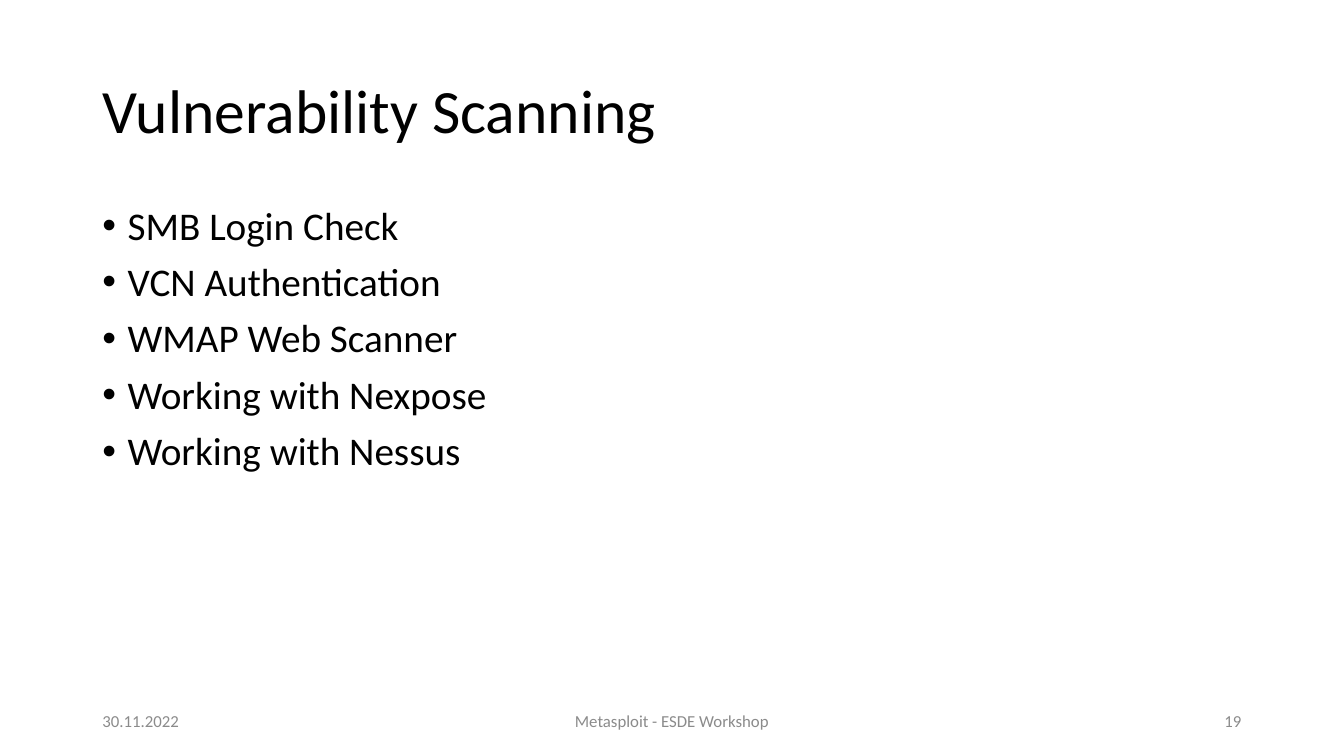
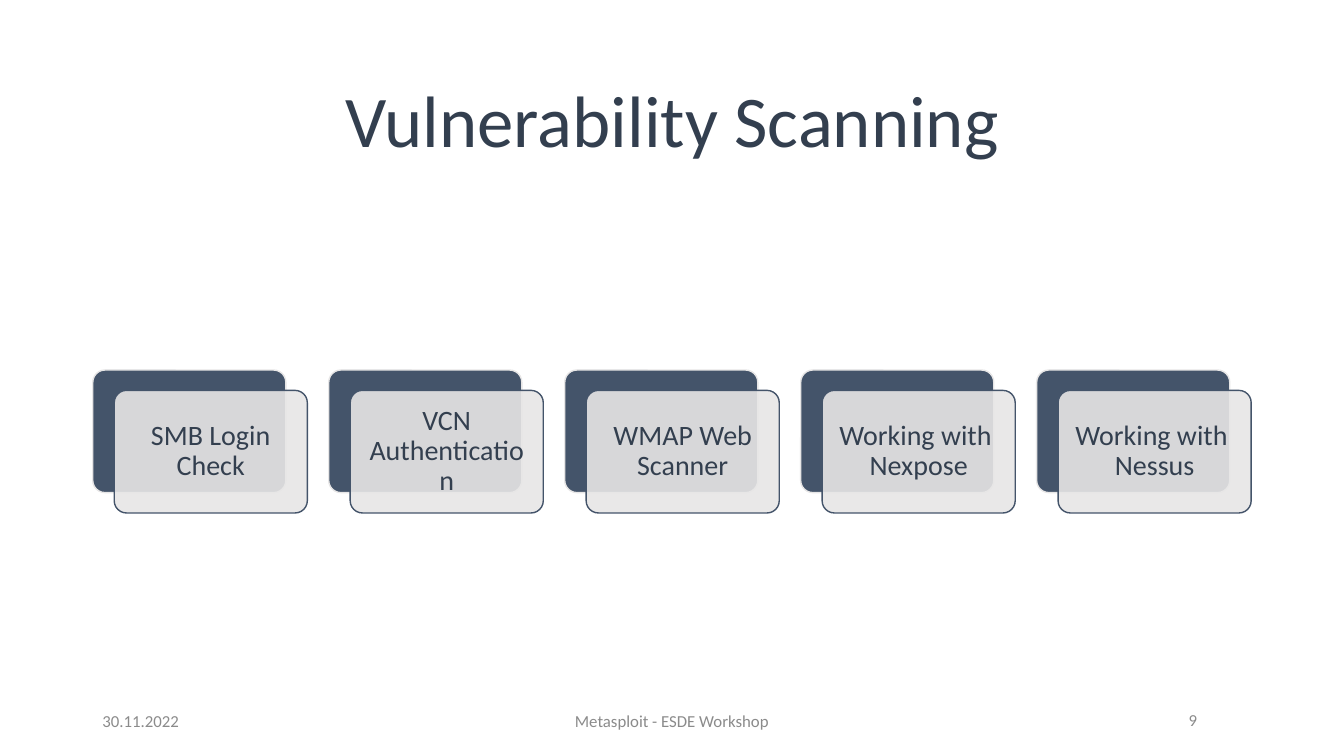
Before and after one commit to sebivenlo/ESDE_Metasploit_2022, a slide deck: slide 9 of presentation.pptx (slide 19 before the commit). Drawn at 1344x756 pixels with LibreOffice and Linux fonts; fonts in the diff are those of the drawing. Boxes give left, top, right and bottom in pixels: in the first picture for what was removed or moved away, otherwise in the second. Text is boxed around its words. In the diff, an @@ line names an element or a change of style, - is before the commit and + after.

```diff
--- a/presentation.pptx
+++ b/presentation.pptx
@@ title "Vulnerability Scanning": place and size @@
-title "Vulnerability Scanning" at [102,90,655,144]
+title "Vulnerability Scanning" at [345,96,998,160]
@@ title "Vulnerability Scanning" at [345,96,998,160]: size 44 to 52 pt, text colour #000000 to #333F50; alignment left to centre @@
@@ text removed at [128,212,486,472] @@
-• SMB Login Check
-• VCN Authentication
-• WMAP Web Scanner
-• Working with Nexpose
-• Working with Nessus
@@ group added at [93,370,1252,513]: 10 rounded rectangles, 5 texts @@
+SMB Login Check
+VCN Authentication
+WMAP Web Scanner
+Working with Nexpose
+Working with Nessus
@@ page number: place and size @@
-page number at [1224,716,1241,727]
+page number at [950,701,1252,741]
@@ page number at [1189,715,1197,726]: text changed @@
-19
+9
```
Also in this commit, not shown: 9 other slides changed, 10 slides removed.
